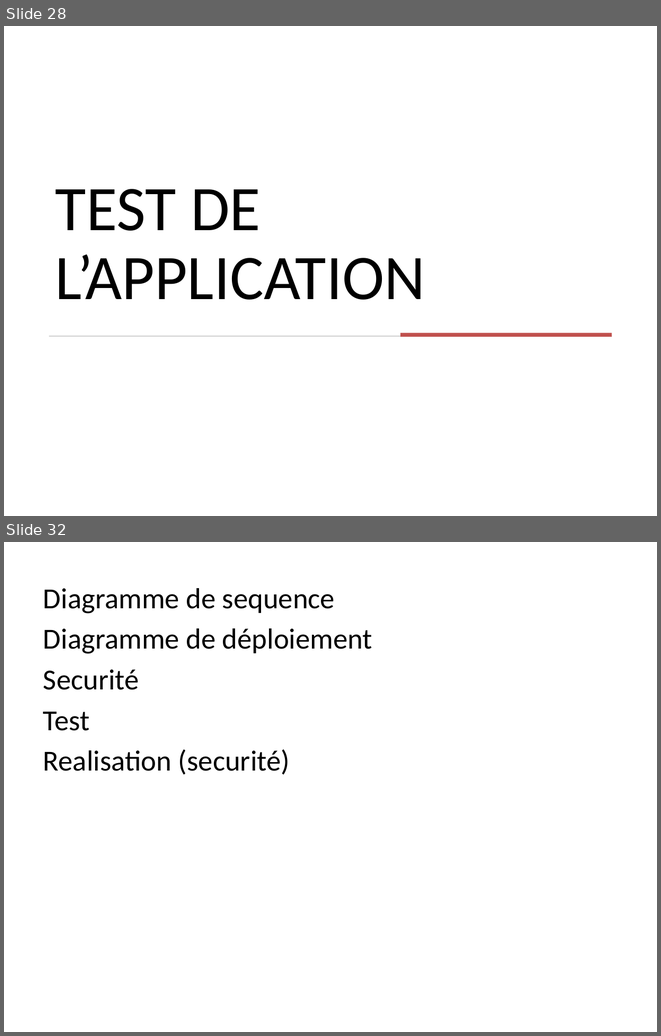
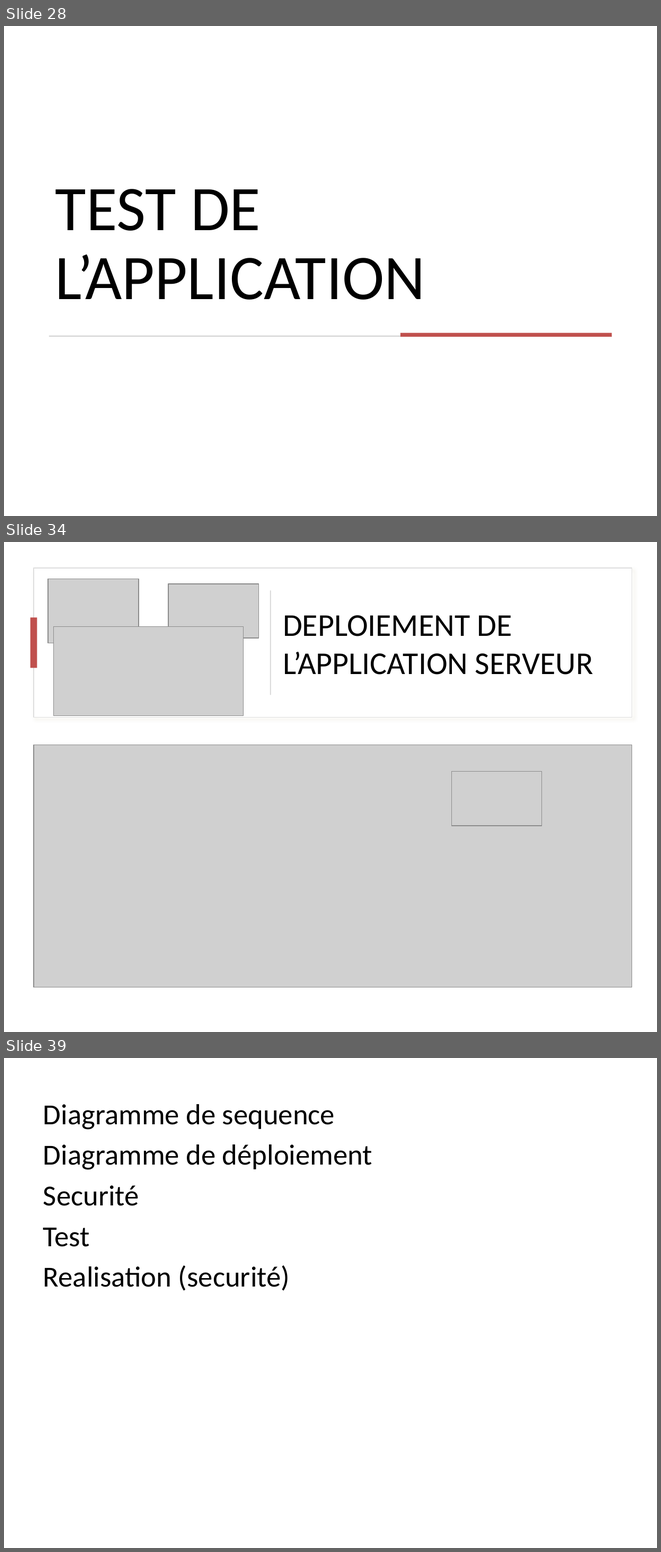
Before and after one commit to ShilkovKonst/pictopicto-client, a slide deck: dossier/PROJET picto.pptx. Shown one above the other, each under a label of ours: slides 28 and 32 before the commit, slides 28, 34 and 39 after it; the slides between them are not shown. The pictures are 661x1036 and 661x1552 pixels, drawn with LibreOffice and Linux fonts; fonts in the diff are those of the drawing; grey boxes stand for pictures. Boxes give left, top, right and bottom in pixels: in the first picture for what was removed or moved away, otherwise in the second. Text is boxed around its words. In the diff, an @@ line names an element or a change of style, - is before the commit and + after.

```diff
--- a/dossier/PROJET picto.pptx
+++ b/dossier/PROJET picto.pptx
@@ slide 34 added at [4, 542, 657, 1032], background #FFFFFF @@
@@ rectangle added at [33, 568, 632, 717], fill #FFFFFF, outline #DEDEDE 1 pt @@
@@ picture added at [48, 579, 139, 643] @@
@@ picture added at [168, 584, 258, 638] @@
@@ rectangle added at [270, 590, 271, 695], fill #D5D5D5 @@
@@ rectangle added at [30, 618, 37, 668], fill #C0504D @@
@@ text added at [283, 615, 593, 674], 35 pt, text #000000 @@
+DEPLOIEMENT DE L’APPLICATION SERVEUR
@@ picture added at [54, 627, 244, 716] @@
@@ picture added at [33, 745, 632, 987] @@
@@ picture added at [451, 771, 541, 826] @@
@@ what was slide 32 is now slide 39 @@
```
Also in this commit, not shown: 10 slides changed, 8 other slides added, 2 slides removed, 2 other files.
